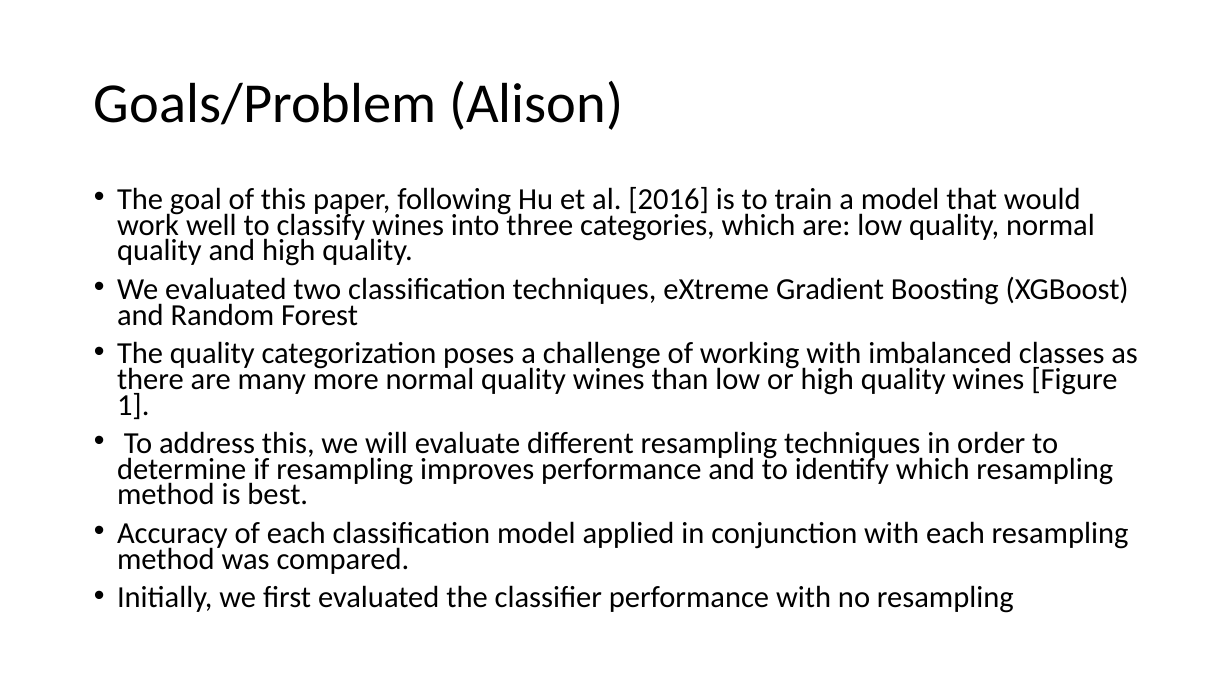
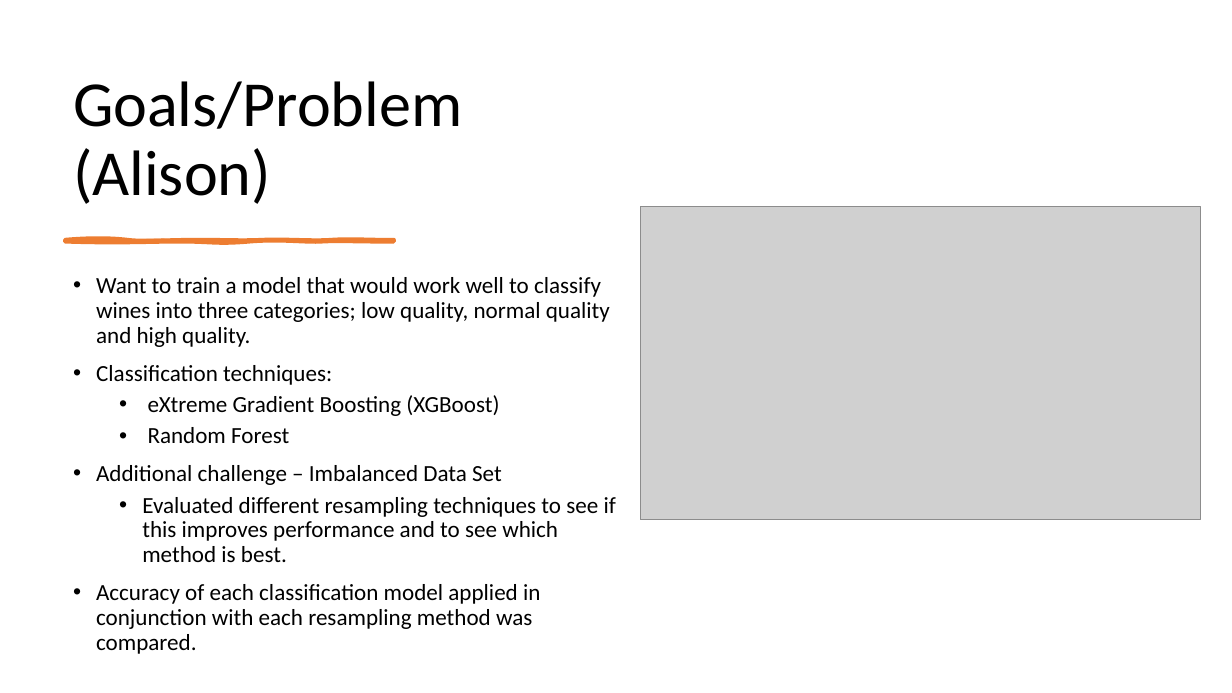
Before and after one commit to earobinson95/Statistical-Learning-Project-UNL-STAT983, a slide deck: slide 3 of presentation/final-presentation.pptx (slide 4 before the commit). Drawn at 1232x693 pixels with LibreOffice and Linux fonts; fonts in the diff are those of the drawing; grey boxes stand for pictures. Boxes give left, top, right and bottom in pixels: in the first picture for what was removed or moved away, otherwise in the second. Text is boxed around its words. In the diff, an @@ line names an element or a change of style, - is before the commit and + after.

Commit message:
Made first part of presentation a bit prettier and changed a plot in final report

```diff
--- a/presentation/final-presentation.pptx
+++ b/presentation/final-presentation.pptx
@@ title "Goals/Problem (Alison)": place and size @@
-title "Goals/Problem (Alison)" at (94, 81, 623, 130)
+title "Goals/Problem (Alison)" at (73, 81, 462, 204)
@@ title "Goals/Problem (Alison)" at (73, 81, 462, 204): size 44 to 50 pt; vertical alignment middle to bottom @@
@@ picture added at (640, 206, 1201, 520) @@
@@ text "Want to train a model ...": place and size @@
-text "Want to train a model ..." at (117, 187, 1138, 613)
+text "Want to train a model ..." at (96, 277, 616, 629)
@@ freeform shape added at (65, 240, 394, 242), fill #ED7D31, outline #ED7D31 3 pt @@
@@ text at (96, 277, 616, 562): text changed; size 23.8 to 18 pt @@
-• The goal of this paper, following Hu et al. [2016] is to train a model that would work well to classify wines into three categories, which are: low quality, normal quality and high quality.
-• We evaluated two classification techniques, eXtreme Gradient Boosting (XGBoost) and Random Forest
-• The quality categorization poses a challenge of working with imbalanced classes as there are many more normal quality wines than low or high quality wines [Figure 1].
-• To address this, we will evaluate different resampling techniques in order to determine if resampling improves performance and to identify which resampling method is best.
+• Want to train a model that would work well to classify wines into three categories; low quality, normal quality and high quality.
+• Classification techniques:
+  • eXtreme Gradient Boosting (XGBoost)
+  • Random Forest
+• Additional challenge – Imbalanced Data Set
+  • Evaluated different resampling techniques to see if this improves performance and to see which method is best.
@@ text at (96, 584, 540, 629): size 23.8 to 18 pt in "Accuracy of each classification model applied in ..."; line spacing 0.7 to 0.9 @@
@@ text at (117, 585, 1014, 613): paragraph removed @@
-• Initially, we first evaluated the classifier performance with no resampling
```
Also in this commit, not shown: 4 other slides changed, 1 slide added, 5 other files.
